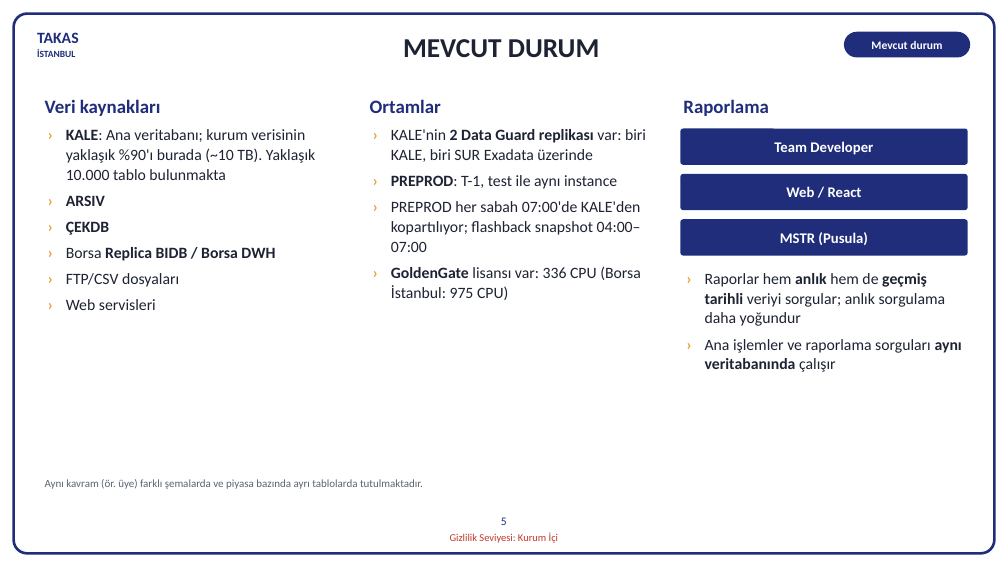
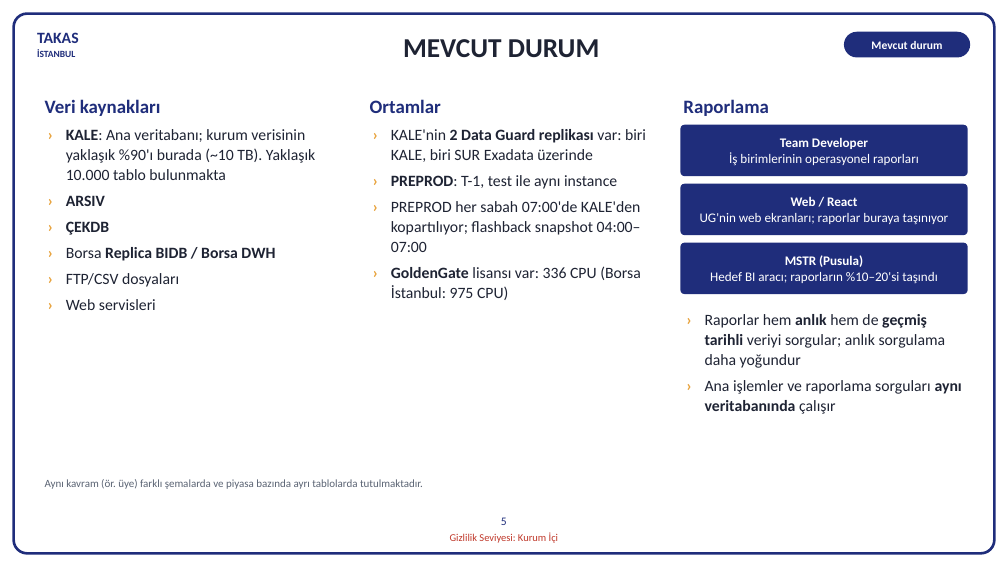
Before and after one commit to hanifidemirel0/Cursor-Projects, a slide deck: slide 5 of outputs/dwh-sunum-kasim-2026/5 - DWHSunum_Kasim2026.pptx. Drawn at 1008x567 pixels with LibreOffice and Linux fonts; fonts in the diff are those of the drawing. Boxes give left, top, right and bottom in pixels: in the first picture for what was removed or moved away, otherwise in the second. Text is boxed around its words. In the diff, an @@ line names an element or a change of style, - is before the commit and + after.

```diff
--- a/outputs/dwh-sunum-kasim-2026/5 - DWHSunum_Kasim2026.pptx
+++ b/outputs/dwh-sunum-kasim-2026/5 - DWHSunum_Kasim2026.pptx
@@ rounded rectangle "Team Developer": place and size @@
-rounded rectangle "Team Developer" at box(681, 129, 968, 165)
+rounded rectangle "Team Developer" at box(681, 125, 968, 176)
@@ text in rounded rectangle at box(780, 137, 868, 149): size 14 to 12.5 pt in "Team Developer" @@
@@ text in rounded rectangle at box(729, 152, 919, 165): paragraph added @@
+İş birimlerinin operasyonel raporları
@@ rounded rectangle "Web / React": place and size @@
-rounded rectangle "Web / React" at box(681, 174, 968, 210)
+rounded rectangle "Web / React" at box(681, 184, 968, 235)
@@ text in rounded rectangle at box(791, 196, 857, 206): size 14 to 12.5 pt in "Web / React" @@
@@ text in rounded rectangle at box(700, 213, 949, 224): paragraph added @@
+UG'nin web ekranları; raporlar buraya taşınıyor
@@ rounded rectangle "MSTR (Pusula)": place and size @@
-rounded rectangle "MSTR (Pusula)" at box(681, 219, 968, 256)
+rounded rectangle "MSTR (Pusula)" at box(681, 243, 968, 294)
@@ text in rounded rectangle at box(785, 255, 863, 267): size 14 to 12.5 pt in "MSTR (Pusula)" @@
@@ text in rounded rectangle at box(710, 272, 937, 283): paragraph added @@
+Hedef BI aracı; raporların %10–20'si taşındı
@@ text "› Raporlar hem anlık hem ...": place and size @@
-text "› Raporlar hem anlık hem ..." at box(705, 273, 962, 372)
+text "› Raporlar hem anlık hem ..." at box(705, 314, 962, 414)
```
Also in this commit, not shown: 2 other files.
